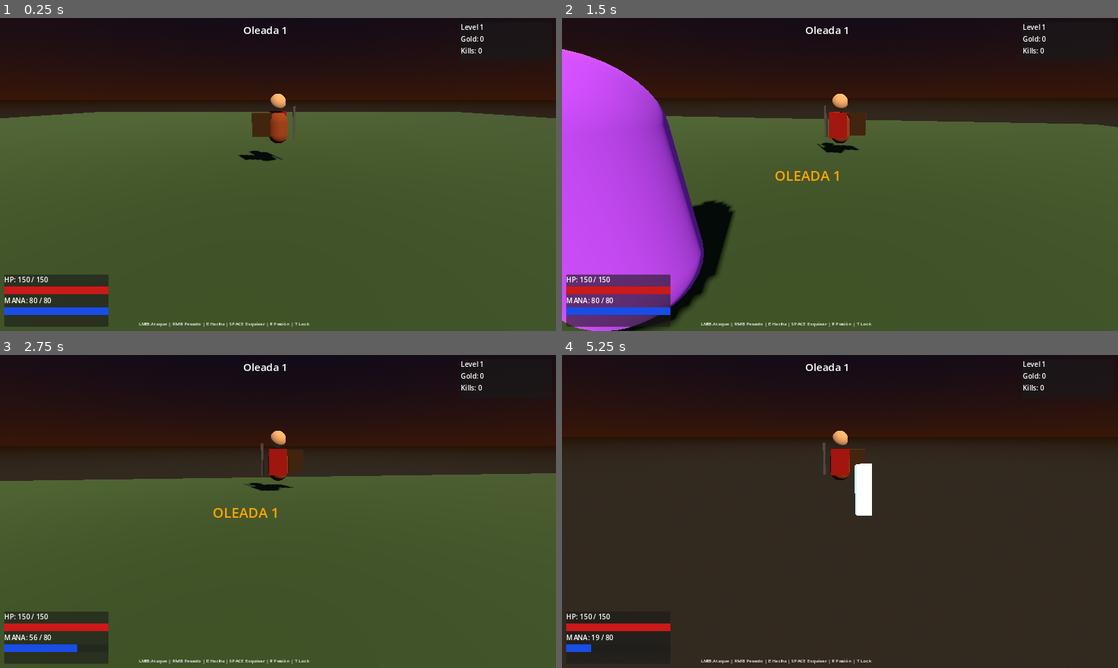
Above: before the commit, frames 1-4 (two rows, left to right).
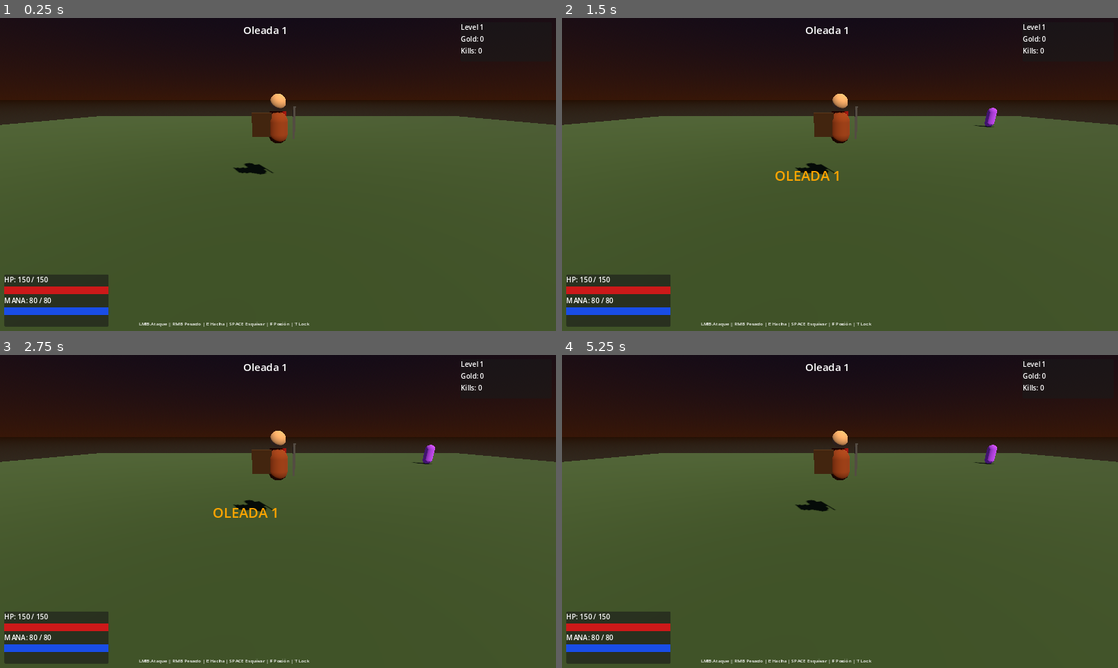
Above: after the commit, the same moments.

Repository: maicolrtu531-lab/michael
Game: Godot game, scene res://scenes/world/main.tscn
Same seed, same stepped clock (60 frames per second), same inputs: the game is played once before the commit and once after it.
Inputs (mouse positions are in pixels of both pictures, inside the frame that each line leads up to):
- Up to frame 1 (0.25 s): no input
- Up to frame 2 (1.5 s): tap Enter (ui_accept) at 0.5, 0.77 s; move the mouse to (867, 174) at 0.52 s; hold W (move_forward) from 0.53 s (still down); right-click (867, 174) at 0.6 s; move the mouse to (812, 174) at 1.27 s; click (812, 174) at 1.35 s
- Up to frame 3 (2.75 s): keep holding W (move_forward); tap Enter (ui_accept) at 1.52 s; move the mouse to (289, 505) at 2.02 s; tap R (blizzard) at 2.1 s
- Up to frame 4 (5.25 s): keep holding W (move_forward); move the mouse to (834, 517) at 2.77 s; tap Space (dodge) at 2.85 s; tap Enter (ui_accept) at 3.02, 3.77, 4.25, 4.52, 5 s; move the mouse to (878, 514) at 3.52 s; hold T (lock_target) 3.53-4.28 s; move the mouse to (795, 508) at 4.27 s; tap Q (spartan_rage) at 4.35 s; move the mouse to (845, 511) at 5.02 s; tap E (use_ability) at 5.1 s

The runs differ from the first frame. In frame 1, 1.7% of the frame differs, in the area x 0-100%, y 29-50%; in frame 2, 20%; in frame 3, 7.5%; in frame 4, 65%, in the area x 0-100%, y 25-100%.
Error after the commit: Parse Error: Function "exp_needed()" not found in base self. (res://scripts/player/player.gd:272)

Commit message:
Fix warnings: rename exp_needed, prefix unused delta param

Diff:
--- a/godot-wrath/scripts/enemies/berserker.gd
+++ b/godot-wrath/scripts/enemies/berserker.gd
@@ -13,5 +13,5 @@
 func _get_color() -> Color:
 	return Color(1.0, 0.5, 0.0, 1)
 
-func _get_speed(delta: float, dist: float) -> float:
+func _get_speed(_delta: float, dist: float) -> float:
 	return move_speed * (2.0 if dist > 5.0 else 1.0)
--- a/godot-wrath/scripts/player/player.gd
+++ b/godot-wrath/scripts/player/player.gd
@@ -268,11 +268,11 @@
 # ── EXP / Level ───────────────────────────────────────────────────────────
 func gain_exp(amount: int) -> void:
 	exp += amount
-	while exp >= exp_needed():
+	while exp >= _exp_needed():
 		exp -= exp_needed()
 		_level_up()
 
-func exp_needed() -> int:
+func _exp_needed() -> int:
 	return level * 120 + level * level * 20
 
 func _level_up() -> void:
